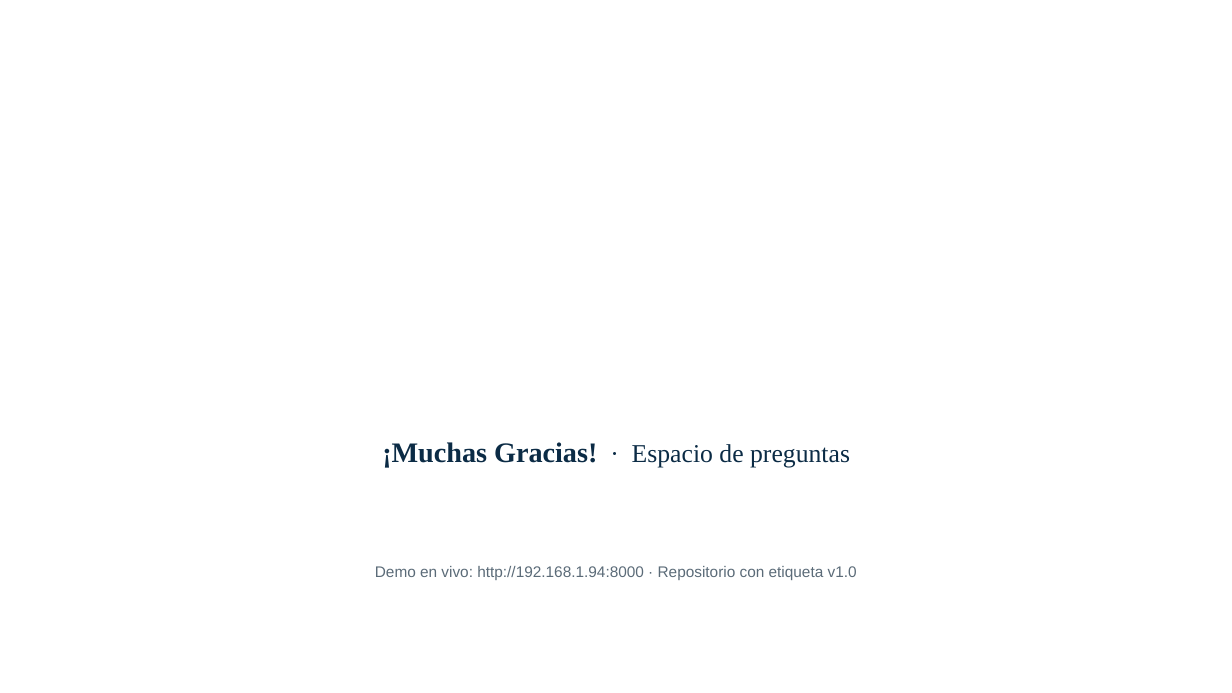
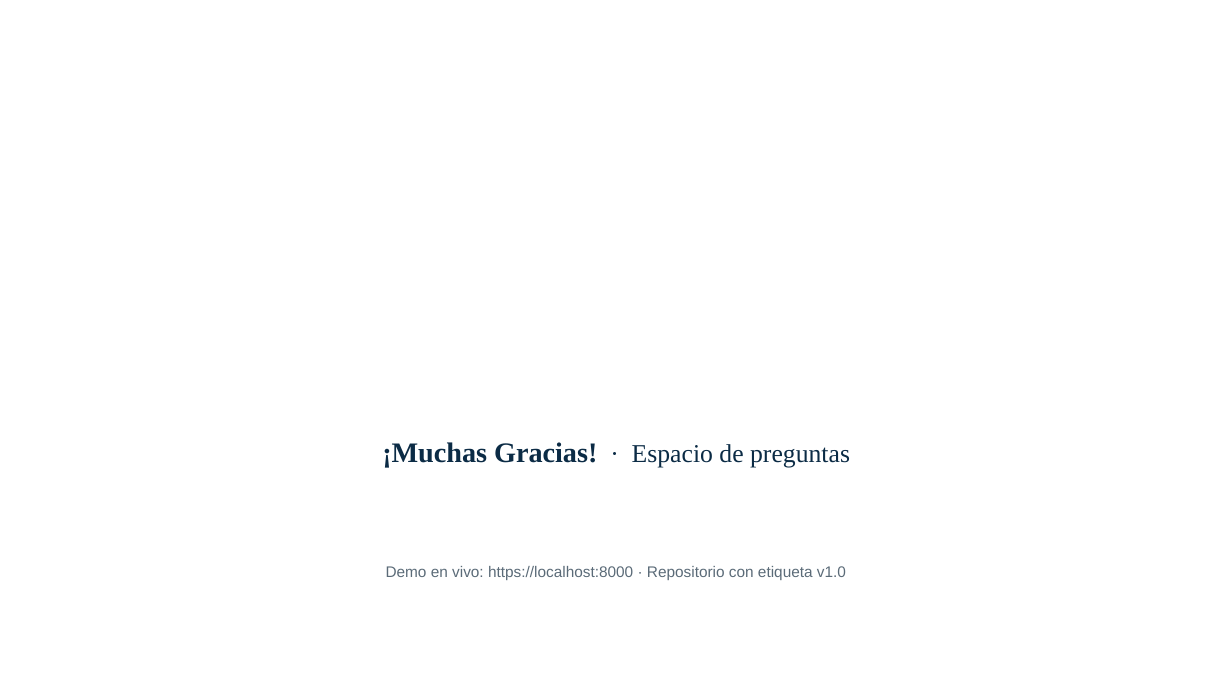
Before and after one commit to jose18000/Parcial-Final-Sistemas-Distribuidos-Plataforma-de-Interoperabilidad-en-Salud, a slide deck: slide 16 of docs/presentacion/Presentacion_Sustentacion.pptx (slide 15 before the commit). Drawn at 1232x693 pixels with LibreOffice and Linux fonts; fonts in the diff are those of the drawing; background and template pictures are left out. Boxes give left, top, right and bottom in pixels: in the first picture for what was removed or moved away, otherwise in the second. Text is boxed around its words. In the diff, an @@ line names an element or a change of style, - is before the commit and + after.

```diff
--- a/docs/presentacion/Presentacion_Sustentacion.pptx
+++ b/docs/presentacion/Presentacion_Sustentacion.pptx
@@ text at <box>386,566,846,580</box>: text changed @@
-Demo en vivo: http://192.168.1.94:8000 · Repositorio con etiqueta v1.0
+Demo en vivo: https://localhost:8000 · Repositorio con etiqueta v1.0
```
Also in this commit, not shown: 6 other slides changed, 1 slide added, 5 other files.
